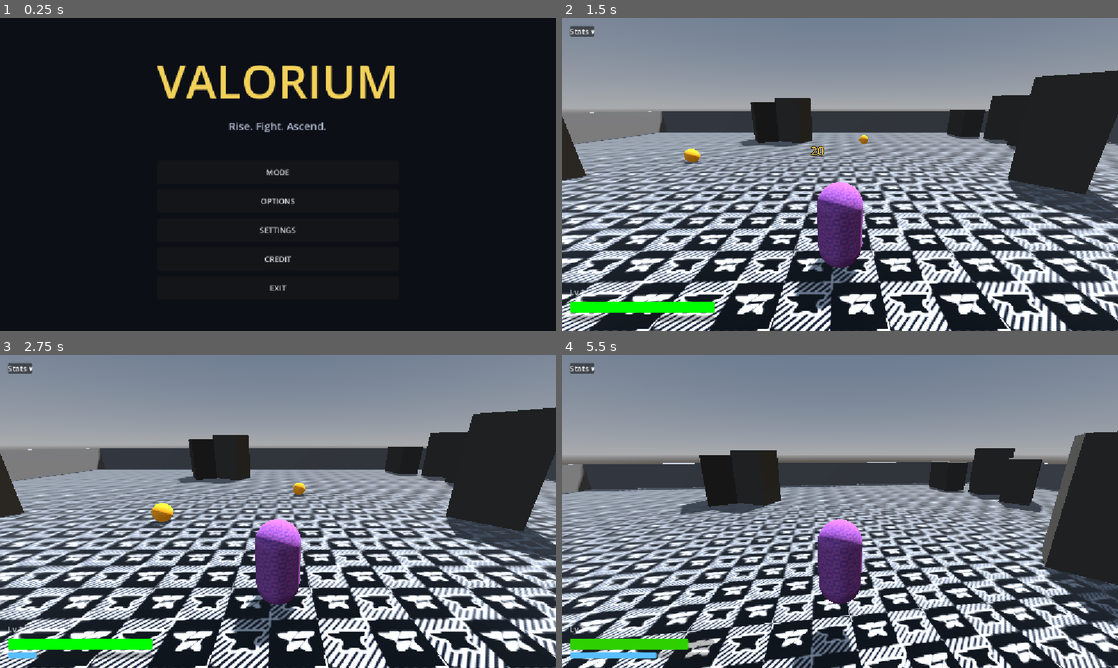
Above: before the commit, frames 1-4 (two rows, left to right).
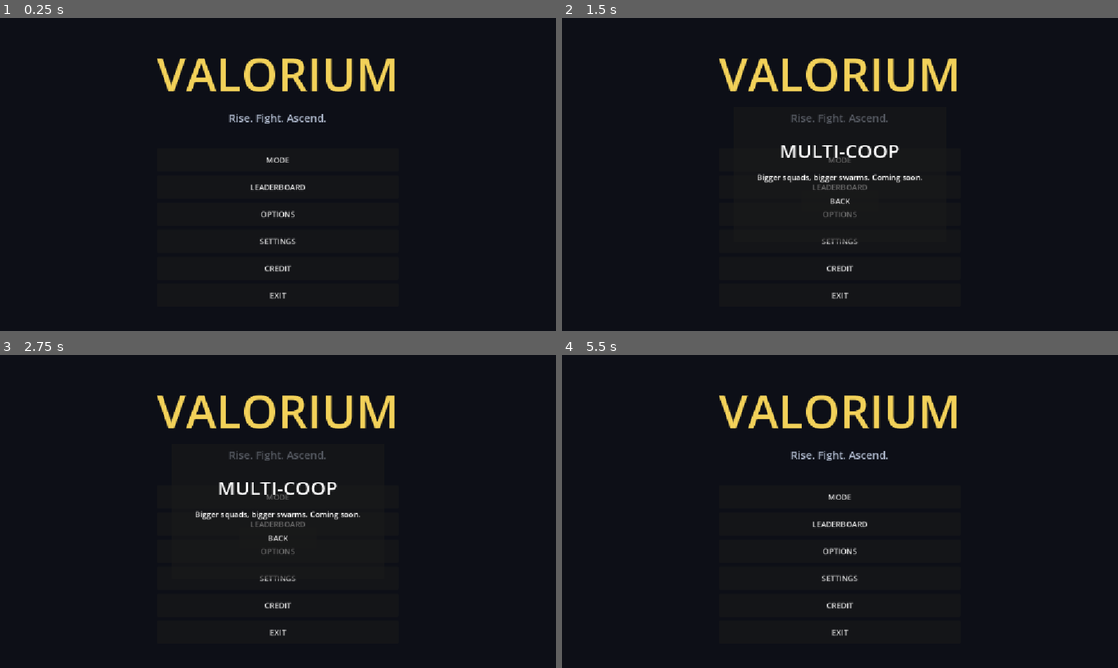
Above: after the commit, the same moments.

Repository: CrazyGG3r/Valor_2
Game: Godot game, scene res://UI/main_menu.tscn
Two runs of this game, one before a commit and one after it. Both use one fixed random seed, a clock stepped at 60 frames per second and the inputs below.
Inputs (mouse positions are in pixels of both pictures, inside the frame that each line leads up to):
- Up to frame 1 (0.25 s): no input
- Up to frame 2 (1.5 s): click "MODE" at 0.5 s; click (840, 187) at 1.25 s, where only the run after the commit has a clickable "LEADERBOARD"
- Up to frame 3 (2.75 s): click (278, 552) at 2 s, where only the run after the commit has a clickable "OPTIONS"
- Up to frame 4 (5.5 s): click (840, 577) at 2.75 s, where only the run after the commit has a clickable "SETTINGS"; click (840, 605) at 3.5 s, where only the run after the commit has a clickable "CREDIT"; click (840, 542) at 4.25 s, where only the run after the commit has a clickable "BACK"; move the mouse to (867, 511) at 5.02 s; hold W (move_forward) from 5.03 s (still down); hold Shift (dash) from 5.03 s (still down); tap Space (jump) at 5.27, 5.3 s

The runs differ from the first frame. In frame 1, 3.5% of the frame differs, in the area x 28-71%, y 12-90%; in frame 2, 79%; in frame 3, 79%; in frame 4, 81%, in the area x 0-100%, y 0-100%.

Commit message:
added visualizer,not tested yet. DQN has weird spikes  when run headless at speed =8, added further info in visualizer (dmg by ennemy type , kills by enemy type)

Diff:
--- a/Entities/enemy_base.gd
+++ b/Entities/enemy_base.gd
@@ -38,6 +38,16 @@
 	return health.health / health.max_health
 
 
+## Multiplies this enemy's max health (and refills) for per-wave scaling. Called
+## by the spawner right after the enemy enters the tree, so it stacks on top of
+## the scene-authored base health.
+func apply_health_scale(multiplier: float) -> void:
+	if health == null or is_equal_approx(multiplier, 1.0):
+		return
+	health.max_health *= multiplier
+	health.health = health.max_health
+
+
 func _on_died() -> void:
 	if xp_orb_scene != null:
 		var orb := xp_orb_scene.instantiate() as XPOrb
--- a/UI/main_menu.tscn
+++ b/UI/main_menu.tscn
@@ -24,7 +24,7 @@
 
 [node name="Menu" type="VBoxContainer" parent="Center"]
 layout_mode = 2
-theme_override_constants/separation = 12
+theme_override_constants/separation = 10
 alignment = 1
 
 [node name="Title" type="Label" parent="Center/Menu"]
@@ -42,33 +42,114 @@
 horizontal_alignment = 1
 
 [node name="Spacer" type="Control" parent="Center/Menu"]
-custom_minimum_size = Vector2(0, 32)
+custom_minimum_size = Vector2(0, 28)
 layout_mode = 2
 
-[node name="ModeButton" type="Button" parent="Center/Menu"]
+[node name="MainButtons" type="VBoxContainer" parent="Center/Menu"]
+layout_mode = 2
+theme_override_constants/separation = 8
+
+[node name="ModeButton" type="Button" parent="Center/Menu/MainButtons"]
 custom_minimum_size = Vector2(280, 48)
 layout_mode = 2
 text = "MODE"
 
-[node name="OptionsButton" type="Button" parent="Center/Menu"]
+[node name="LeaderboardButton" type="Button" parent="Center/Menu/MainButtons"]
+custom_minimum_size = Vector2(280, 48)
+layout_mode = 2
+text = "LEADERBOARD"
+
+[node name="OptionsButton" type="Button" parent="Center/Menu/MainButtons"]
 custom_minimum_size = Vector2(280, 48)
 layout_mode = 2
 text = "OPTIONS"
 
-[node name="SettingsButton" type="Button" parent="Center/Menu"]
+[node name="SettingsButton" type="Button" parent="Center/Menu/MainButtons"]
 custom_minimum_size = Vector2(280, 48)
 layout_mode = 2
 text = "SETTINGS"
 
-[node name="CreditButton" type="Button" parent="Center/Menu"]
+[node name="CreditButton" type="Button" parent="Center/Menu/MainButtons"]
 custom_minimum_size = Vector2(280, 48)
 layout_mode = 2
 text = "CREDIT"
 
-[node name="ExitButton" type="Button" parent="Center/Menu"]
+[node name="ExitButton" type="Button" parent="Center/Menu/MainButtons"]
 custom_minimum_size = Vector2(280, 48)
 layout_mode = 2
 text = "EXIT"
+
+[node name="ModePanel" type="PanelContainer" parent="."]
+visible = false
+layout_mode = 1
+anchors_preset = 8
+anchor_left = 0.5
+anchor_top = 0.5
+anchor_right = 0.5
+anchor_bottom = 0.5
+offset_left = -200.0
+offset_top = -200.0
+offset_right = 200.0
+offset_bottom = 200.0
+grow_horizontal = 2
+grow_vertical = 2
+
+[node name="VBox" type="VBoxContainer" parent="ModePanel"]
+layout_mode = 2
+theme_override_constants/separation = 12
+alignment = 1
+
+[node name="Title" type="Label" parent="ModePanel/VBox"]
+layout_mode = 2
+theme_override_font_sizes/font_size = 40
+text = "SELECT MODE"
+horizontal_alignment = 1
+
+[node name="ModeButtons" type="VBoxContainer" parent="ModePanel/VBox"]
+layout_mode = 2
+theme_override_constants/separation = 8
+
+[node name="BackButton" type="Button" parent="ModePanel/VBox"]
+custom_minimum_size = Vector2(160, 44)
+layout_mode = 2
+size_flags_horizontal = 4
+text = "BACK"
+
+[node name="LeaderboardPanel" type="PanelContainer" parent="."]
+visible = false
+layout_mode = 1
+anchors_preset = 8
+anchor_left = 0.5
+anchor_top = 0.5
+anchor_right = 0.5
+anchor_bottom = 0.5
+offset_left = -320.0
+offset_top = -220.0
+offset_right = 320.0
+offset_bottom = 220.0
+grow_horizontal = 2
+grow_vertical = 2
+
+[node name="VBox" type="VBoxContainer" parent="LeaderboardPanel"]
+layout_mode = 2
+theme_override_constants/separation = 12
+alignment = 1
+
+[node name="Title" type="Label" parent="LeaderboardPanel/VBox"]
+layout_mode = 2
+theme_override_font_sizes/font_size = 40
+text = "LEADERBOARD"
+horizontal_alignment = 1
+
+[node name="ModeTabs" type="TabContainer" parent="LeaderboardPanel/VBox"]
+custom_minimum_size = Vector2(600, 300)
+layout_mode = 2
+
+[node name="BackButton" type="Button" parent="LeaderboardPanel/VBox"]
+custom_minimum_size = Vector2(160, 44)
+layout_mode = 2
+size_flags_horizontal = 4
+text = "BACK"
 
 [node name="Placeholder" type="PanelContainer" parent="."]
 visible = false
--- a/scripts/ai/ai_bridge.gd
+++ b/scripts/ai/ai_bridge.gd
@@ -95,7 +95,10 @@
 		# for this frame runs after the decrement; pausing at zero on the
 		# NEXT frame yields exactly FRAMES_PER_STEP simulated frames.
 		_frames_left -= 1
-		_reward += _reward_config.survive_per_second * delta
+		# Divide out Engine.time_scale (--speed) so the survive reward is worth
+		# the same per game-second at any training speed -- otherwise high speeds
+		# inflate it and reward stalling. run_time is normalized the same way.
+		_reward += _reward_config.survive_per_second * (delta / maxf(Engine.time_scale, 0.0001))
 	else:
 		get_tree().paused = true
 		_step_in_flight = false
@@ -351,6 +354,9 @@
 			"dashes": _game.dashes,
 			"melee_swings": _game.melee_swings,
 			"upgrades": _game.acquired_upgrade_summary(),
+			# Full per-episode blob for offline analysis; RunLogger writes it to
+			# episode_stats.jsonl (kept out of the training console).
+			"stats": _game.episode_stats(),
 		},
 	})
 
--- a/scripts/game_manager.gd
+++ b/scripts/game_manager.gd
@@ -33,6 +33,13 @@
 var shots_fired := 0
 var dashes := 0
 var melee_swings := 0
+## Running totals for research-grade episode stats (see episode_stats()).
+var damage_dealt_total := 0.0
+var damage_taken_total := 0.0
+var peak_speed := 0.0
+## Per enemy-type breakdowns: {"melee"/"tank"/"ranged"/"unknown": count/amount}.
+var kills_by_type: Dictionary = {}
+var damage_taken_by_type: Dictionary = {}
 var run_active := false
 ## Set by the AI bridge; suppresses the pause-driven human upgrade flow.
 var ai_controlled := false
@@ -41,6 +48,8 @@
 var _initial_player_transform: Transform3D
 var _pending_level_ups := 0
 var _upgrade_stacks: Dictionary = {}
+## Upgrades in the order they were chosen this run (display names).
+var _upgrade_history: Array[String] = []
 var _upgrade_rng := RandomNumberGenerator.new()
 
 
@@ -69,7 +78,12 @@
 
 func _physics_process(delta: float) -> void:
 	if run_active:
-		run_time += delta
+		# Divide out --speed (Engine.time_scale scales delta) so run_time is in
+		# real game-seconds regardless of training speed. See survive reward in
+		# ai_bridge.gd, kept normalized the same way.
+		run_time += delta / maxf(Engine.time_scale, 0.0001)
+		var horizontal_speed := Vector2(player.velocity.x, player.velocity.z).length()
+		peak_speed = maxf(peak_speed, horizontal_speed)
 
 
 func start_run(seed_value: int = 0) -> void:
@@ -78,9 +92,16 @@
 	shots_fired = 0
 	dashes = 0
 	melee_swings = 0
+	damage_dealt_total = 0.0
+	damage_taken_total = 0.0
+	peak_speed = 0.0
+	# Seeded with every type so the JSONL schema is stable even at zero.
+	kills_by_type = {"melee": 0, "tank": 0, "ranged": 0, "unknown": 0}
+	damage_taken_by_type = {"melee": 0.0, "tank": 0.0, "ranged": 0.0, "unknown": 0.0}
 	pending_upgrade_options = []
 	_pending_level_ups = 0
 	_upgrade_stacks.clear()
+	_upgrade_history.clear()
 	if seed_value == 0:
 		_upgrade_rng.randomize()
 	else:
@@ -123,6 +144,37 @@
 	return indices
 
 
+## Upgrades in the exact order the player/agent chose them this run, e.g.
+## ["Sharp Blade", "Swift Boots", "Sharp Blade"]. Useful for studying the AI's
+## skill-selection strategy over a run.
+func acquired_upgrade_order() -> Array[String]:
+	return _upgrade_history.duplicate()
+
+
+## Full per-episode stat blob for offline analysis (ai_progress_viz). Kept out
+## of the training console on purpose -- this is written to disk per episode.
+func episode_stats() -> Dictionary:
+	return {
+		"wave": get_wave(),
+		"time": run_time,
+		"kills": kills,
+		"shots_fired": shots_fired,
+		"dashes": dashes,
+		"melee_swings": melee_swings,
+		"damage_dealt": damage_dealt_total,
+		"damage_taken": damage_taken_total,
+		"kills_by_type": kills_by_type.duplicate(),
+		"damage_taken_by_type": damage_taken_by_type.duplicate(),
+		"final_health": player.health.health,
+		"max_health": player.health.max_health,
+		"move_speed": player.speed,
+		"peak_speed": peak_speed,
+		"level": player.level_system.level,
+		"upgrade_order": acquired_upgrade_order(),
+		"upgrade_counts": _upgrade_stacks.duplicate(),
+	}
+
+
 ## Lines like "Swift Boots x2" for the stats panel.
 func acquired_upgrade_summary() -> Array[String]:
 	var lines: Array[String] = []
@@ -140,6 +192,7 @@
 		return
 	var choice := pending_upgrade_options[clampi(index, 0, pending_upgrade_options.size() - 1)]
 	_upgrade_stacks[choice.id] = int(_upgrade_stacks.get(choice.id, 0)) + 1
+	_upgrade_history.append(choice.display_name)
 	player.apply_upgrade(choice)
 	pending_upgrade_options = []
 	_pending_level_ups = maxi(_pending_level_ups - 1, 0)
@@ -186,18 +239,49 @@
 # --- combat events ----------------------------------------------------------
 
 
-func _on_player_damaged(amount: float, _source: Node) -> void:
+func _on_player_damaged(amount: float, source: Node) -> void:
+	damage_taken_total += amount
+	var key := _damage_source_type_key(source)
+	damage_taken_by_type[key] = float(damage_taken_by_type.get(key, 0.0)) + amount
 	player_damaged.emit(amount)
 	DamageNumber.spawn(self, player.global_position + Vector3.UP * 1.6, amount, Color.RED)
+
+
+## "melee"/"tank"/"ranged"/"unknown" for an enemy node.
+func _enemy_type_key(node: Node) -> String:
+	if not (node is Enemy):
+		return "unknown"
+	match (node as Enemy).type_id:
+		Enemy.TYPE_TANK: return "tank"
+		Enemy.TYPE_RANGED: return "ranged"
+		Enemy.TYPE_MELEE: return "melee"
+		_: return "unknown"
+
+
+## Resolves a damage source to an enemy type. Contact hits come from an enemy's
+## Hitbox (walk up to the Enemy); projectiles are only fired at the player by
+## ranged enemies.
+func _damage_source_type_key(source: Node) -> String:
+	var node := source
+	while node != null:
+		if node is Enemy:
+			return _enemy_type_key(node)
+		node = node.get_parent()
+	if source is Projectile:
+		return "ranged"
+	return "unknown"
 
 
 func _on_enemy_spawned(enemy: Node3D) -> void:
 	var health: HealthComponent = enemy.get_node_or_null(^"HealthComponent")
 	if health == null:
 		return
+	# Captured now so the tally survives the node being freed on death.
+	var type_key := _enemy_type_key(enemy)
 	# All damage to enemies counts as player-dealt until enemy friendly fire exists.
 	health.damaged.connect(
 		func(amount: float, _source: Node) -> void:
+			damage_dealt_total += amount
 			player_damage_dealt.emit(amount)
 			if is_instance_valid(enemy):
 				DamageNumber.spawn(
@@ -206,6 +290,7 @@
 	health.died.connect(
 		func() -> void:
 			kills += 1
+			kills_by_type[type_key] = int(kills_by_type.get(type_key, 0)) + 1
 			enemy_killed.emit(enemy))
 
 
--- a/scripts/spawner.gd
+++ b/scripts/spawner.gd
@@ -20,6 +20,17 @@
 @export var ranged_weight := 0.45
 ## Waves a newly unlocked type takes to reach its full weight.
 @export var weight_ramp_waves := 3
+
+@export_group("Difficulty")
+enum HealthCurve { EXPONENTIAL, LOGARITHMIC, LINEAR }
+## Shape of the enemy max-health ramp across waves. EXPONENTIAL compounds (keeps
+## pace with the player's upgrade snowball); LOGARITHMIC ramps hard early then
+## flattens; LINEAR is a flat per-tier increase.
+@export var health_curve := HealthCurve.EXPONENTIAL
+## Health is re-scaled once per this many waves (a difficulty "tier").
+@export var health_scale_interval := 3
+## Growth strength per tier. e.g. EXPONENTIAL 0.12 => x1.12 health each tier.
+@export var health_scale_rate := 0.12
 
 @export_group("Placement")
 @export var spawn_radius := 16.0
@@ -100,7 +111,25 @@
 	var enemy := (entry["scene"] as PackedScene).instantiate() as Node3D
 	add_child(enemy)  # must enter the tree BEFORE global_position is valid
 	enemy.global_position = _random_position(float(entry["min_distance"]))
+	if enemy is Enemy:
+		(enemy as Enemy).apply_health_scale(health_scale_multiplier(wave_index))
 	enemy_spawned.emit(enemy)
+
+
+## Deterministic max-health multiplier for enemies spawned on the given wave.
+## Purely a function of the wave index (no RNG), so seeded runs stay
+## reproducible. Tier = how many full intervals of waves have elapsed.
+func health_scale_multiplier(wave: int) -> float:
+	var tier := float(maxi(wave - 1, 0) / maxi(health_scale_interval, 1))
+	if tier <= 0.0:
+		return 1.0
+	match health_curve:
+		HealthCurve.LOGARITHMIC:
+			return 1.0 + health_scale_rate * log(1.0 + tier)
+		HealthCurve.LINEAR:
+			return 1.0 + health_scale_rate * tier
+		_:  # EXPONENTIAL
+			return pow(1.0 + health_scale_rate, tier)
 
 
 ## Weighted pick over the types unlocked at the current wave. New types fade
--- a/scripts/ui/enemy_health_bar.gd
+++ b/scripts/ui/enemy_health_bar.gd
@@ -29,11 +29,19 @@
 
 
 func _process(_delta: float) -> void:
-	# Face the camera as a whole node (not per-material billboard) so the
-	# fill quad's small z-offset keeps layering correctly.
+	# Hidden at full/zero health -- no need to reorient an invisible bar.
+	if not visible:
+		return
 	var camera := get_viewport().get_camera_3d()
-	if camera != null:
-		look_at(camera.global_position, Vector3.UP)
+	if camera == null:
+		return
+	# Screen-aligned billboard: copy the camera's basis (bar stays parallel to
+	# the view plane and upright on screen), then flip 180 deg about its up so
+	# local -Z faces the camera, keeping the fill quad's -Z offset in front.
+	# Unlike look_at(camera, Vector3.UP), this never hits the colinear warning
+	# when an enemy passes directly under the camera.
+	var cam_basis := camera.global_transform.basis
+	global_transform.basis = cam_basis.rotated(cam_basis.y, PI)
 
 
 func _build_quads() -> void:
--- a/scripts/ui/main_menu.gd
+++ b/scripts/ui/main_menu.gd
@@ -1,45 +1,110 @@
 extends Control
-## Front-end shell shown at boot (see project.godot main_scene). MODE launches
-## a run; the other entries open a shared placeholder panel for now. This is the
-## foundation the coop flow will hang off of -- MODE will grow into a
-## solo/coop picker rather than jumping straight into the arena.
+## Front-end shell shown at boot (see project.godot main_scene). The MODE picker
+## and the LEADERBOARD pages are both generated from MODES, so the whole
+## front-end stays in sync as modes come online -- adding a mode is one entry.
 
 const GAME_SCENE_PATH := "res://main.tscn"
 
+## Single source of truth for game modes. `implemented` gates whether selecting
+## the mode launches a run or shows a "coming soon" placeholder, and drives the
+## leaderboard page content.
+const MODES: Array[Dictionary] = [
+	{"id": "ai_only", "label": "AI ONLY", "implemented": true,
+		"blurb": "Watch a trained agent clear the arena."},
+	{"id": "coop", "label": "COOP", "implemented": false,
+		"blurb": "Two players, one arena. Coming soon."},
+	{"id": "multi_coop", "label": "MULTI-COOP", "implemented": false,
+		"blurb": "Bigger squads, bigger swarms. Coming soon."},
+	{"id": "chaos", "label": "CHAOS", "implemented": false,
+		"blurb": "All rules off. Coming soon."},
+]
+
+@onready var _mode_panel: PanelContainer = $ModePanel
+@onready var _leaderboard_panel: PanelContainer = $LeaderboardPanel
 @onready var _placeholder: PanelContainer = $Placeholder
 @onready var _placeholder_title: Label = $Placeholder/VBox/Title
 @onready var _placeholder_body: Label = $Placeholder/VBox/Body
+@onready var _mode_buttons: VBoxContainer = $ModePanel/VBox/ModeButtons
+@onready var _mode_tabs: TabContainer = $LeaderboardPanel/VBox/ModeTabs
 
 
 func _ready() -> void:
 	# The arena captures the mouse; make sure it is free when we return here.
 	Input.set_mouse_mode(Input.MOUSE_MODE_VISIBLE)
-	_placeholder.visible = false
-	$Center/Menu/ModeButton.pressed.connect(_on_mode)
-	$Center/Menu/OptionsButton.pressed.connect(_show_placeholder.bind(
+	_hide_all_panels()
+	_build_mode_buttons()
+	_build_leaderboard_tabs()
+	var buttons := $Center/Menu/MainButtons
+	buttons.get_node(^"ModeButton").pressed.connect(_open_mode_panel)
+	buttons.get_node(^"LeaderboardButton").pressed.connect(_open_leaderboard)
+	buttons.get_node(^"OptionsButton").pressed.connect(_show_placeholder.bind(
 		"OPTIONS", "Difficulty and gameplay options land here."))
-	$Center/Menu/SettingsButton.pressed.connect(_show_placeholder.bind(
+	buttons.get_node(^"SettingsButton").pressed.connect(_show_placeholder.bind(
 		"SETTINGS", "Audio, video, and control settings land here."))
-	$Center/Menu/CreditButton.pressed.connect(_show_placeholder.bind(
+	buttons.get_node(^"CreditButton").pressed.connect(_show_placeholder.bind(
 		"CREDITS", "VALORIUM\nMade with Godot."))
-	$Center/Menu/ExitButton.pressed.connect(_on_exit)
-	$Placeholder/VBox/BackButton.pressed.connect(_hide_placeholder)
+	buttons.get_node(^"ExitButton").pressed.connect(_on_exit)
+	$ModePanel/VBox/BackButton.pressed.connect(_hide_all_panels)
+	$LeaderboardPanel/VBox/BackButton.pressed.connect(_hide_all_panels)
+	$Placeholder/VBox/BackButton.pressed.connect(_hide_all_panels)
 
 
-func _on_mode() -> void:
-	# TODO(coop): open a solo/coop selector here instead of launching directly.
-	get_tree().change_scene_to_file(GAME_SCENE_PATH)
+func _build_mode_buttons() -> void:
+	for mode in MODES:
+		var button := Button.new()
+		button.custom_minimum_size = Vector2(280, 44)
+		button.text = String(mode["label"])
+		button.pressed.connect(_on_mode_selected.bind(mode))
+		_mode_buttons.add_child(button)
+
+
+func _build_leaderboard_tabs() -> void:
+	# One page per mode. Real run results get wired in later; unimplemented modes
+	# show a dummy page so the navigation is complete today.
+	for mode in MODES:
+		var page := VBoxContainer.new()
+		page.name = String(mode["label"])
+		var body := Label.new()
+		body.horizontal_alignment = HORIZONTAL_ALIGNMENT_CENTER
+		if bool(mode["implemented"]):
+			body.text = "No runs recorded yet.\nTop scores will appear here."
+		else:
+			body.text = "%s is not implemented yet." % String(mode["label"])
+		page.add_child(body)
+		_mode_tabs.add_child(page)
+
+
+func _on_mode_selected(mode: Dictionary) -> void:
+	if bool(mode["implemented"]):
+		# TODO(coop): route each implemented mode to its own setup instead of
+		# always loading the single-arena scene.
+		get_tree().change_scene_to_file(GAME_SCENE_PATH)
+	else:
+		_show_placeholder(String(mode["label"]), String(mode["blurb"]))
 
 
 func _on_exit() -> void:
 	get_tree().quit()
 
 
+func _open_mode_panel() -> void:
+	_hide_all_panels()
+	_mode_panel.visible = true
+
+
+func _open_leaderboard() -> void:
+	_hide_all_panels()
+	_leaderboard_panel.visible = true
+
+
 func _show_placeholder(title: String, body: String) -> void:
+	_hide_all_panels()
 	_placeholder_title.text = title
 	_placeholder_body.text = body
 	_placeholder.visible = true
 
 
-func _hide_placeholder() -> void:
+func _hide_all_panels() -> void:
+	_mode_panel.visible = false
+	_leaderboard_panel.visible = false
 	_placeholder.visible = false
Not shown, changed: ai/utils/run_logger.py
Not shown, added: ai_progress_viz/README.md
Not shown, added: ai_progress_viz/SCHEMA.md
Not shown, added: ai_progress_viz/data_loader.py
Not shown, added: ai_progress_viz/plot_run.py
Not shown, added: ai_progress_viz/plots.py
